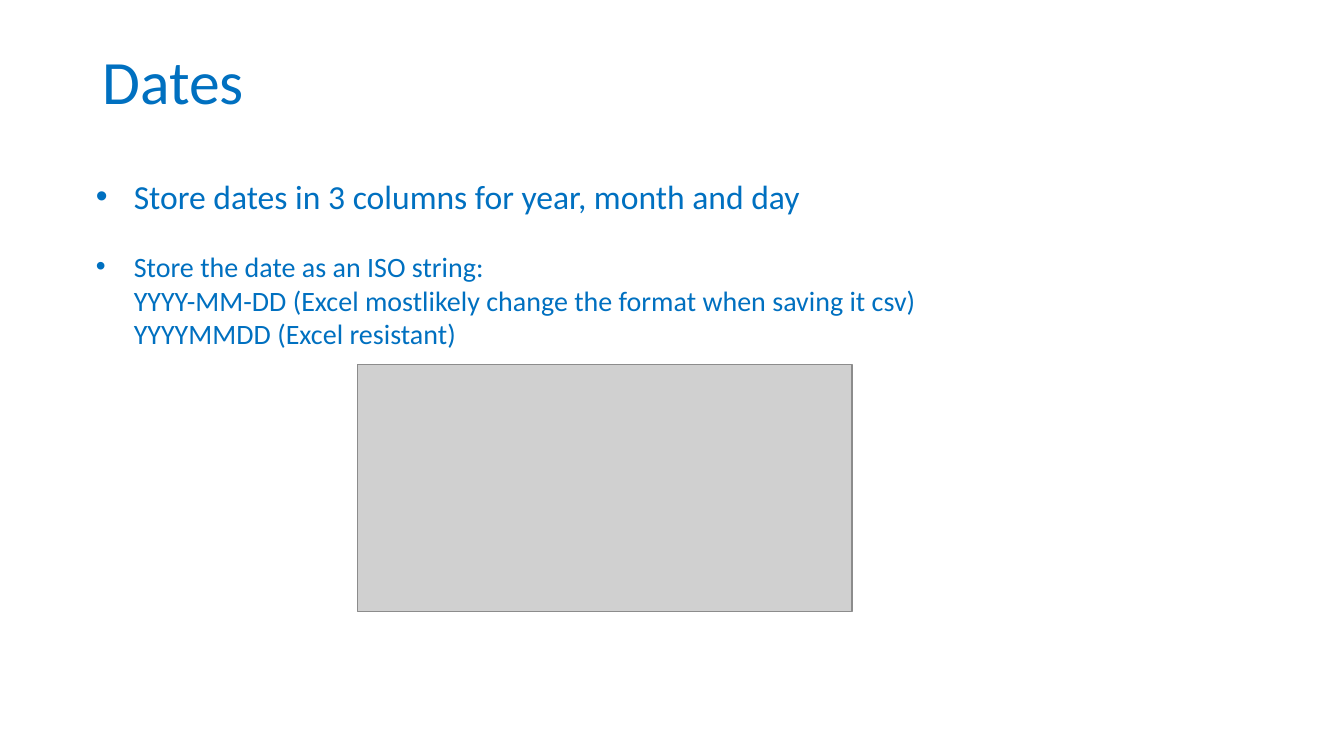
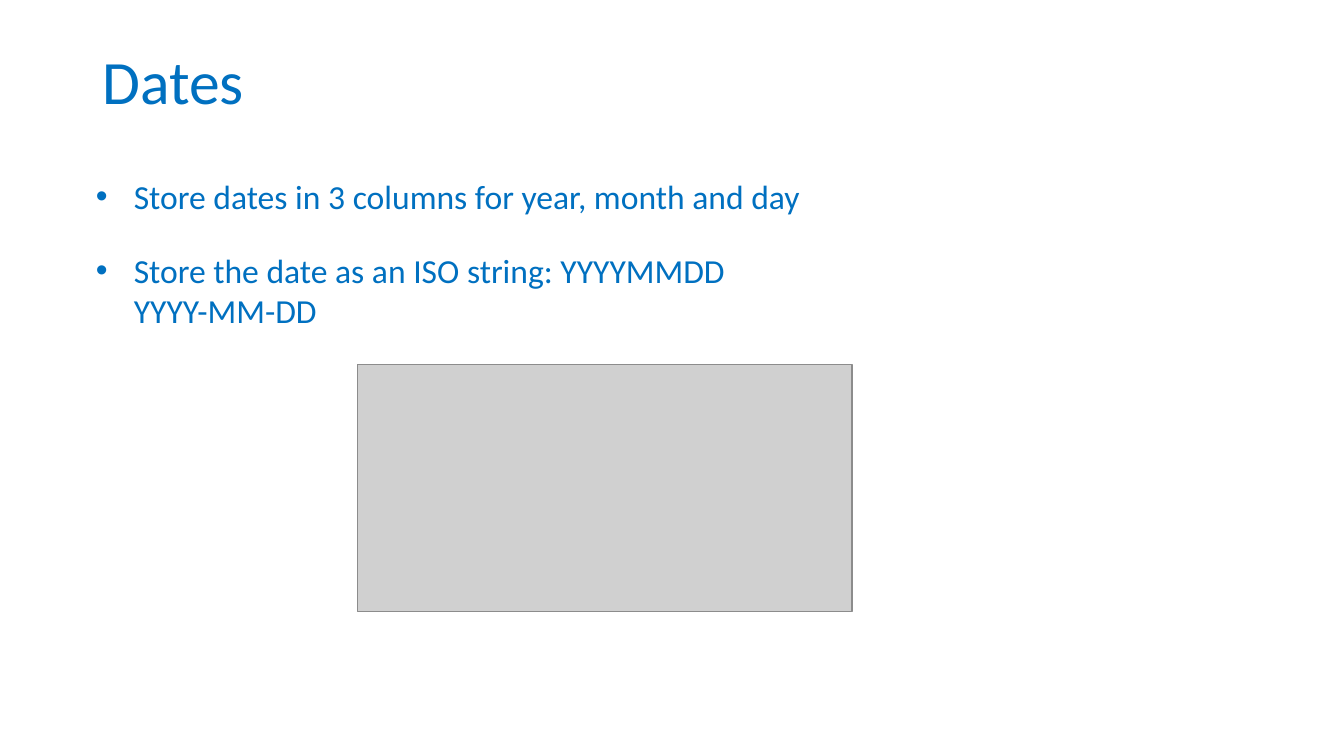
Before and after one commit to tzielins/private-fair-for-busy-biologists, a slide deck: slide 29 of instructors/03_Data-in-excel_v3.3.pptx. Drawn at 1344x756 pixels with LibreOffice and Linux fonts; fonts in the diff are those of the drawing; grey boxes stand for pictures; background and template pictures are left out. Boxes give left, top, right and bottom in pixels: in the first picture for what was removed or moved away, otherwise in the second. Text is boxed around its words. In the diff, an @@ line names an element or a change of style, - is before the commit and + after.

Commit message:
added one more excel example

```diff
--- a/instructors/03_Data-in-excel_v3.3.pptx
+++ b/instructors/03_Data-in-excel_v3.3.pptx
@@ text at (x1=134, y1=259, x2=724, y2=323): text changed; size 20 to 24 pt @@
-• Store the date as an ISO string:
-  YYYY-MM-DD (Excel mostlikely change the format when saving it csv)
-  YYYYMMDD (Excel resistant)
+• Store the date as an ISO string: YYYYMMDD
+  YYYY-MM-DD
```
Also in this commit, not shown: 14 other slides changed, 2 slides added, 1 slide removed.
